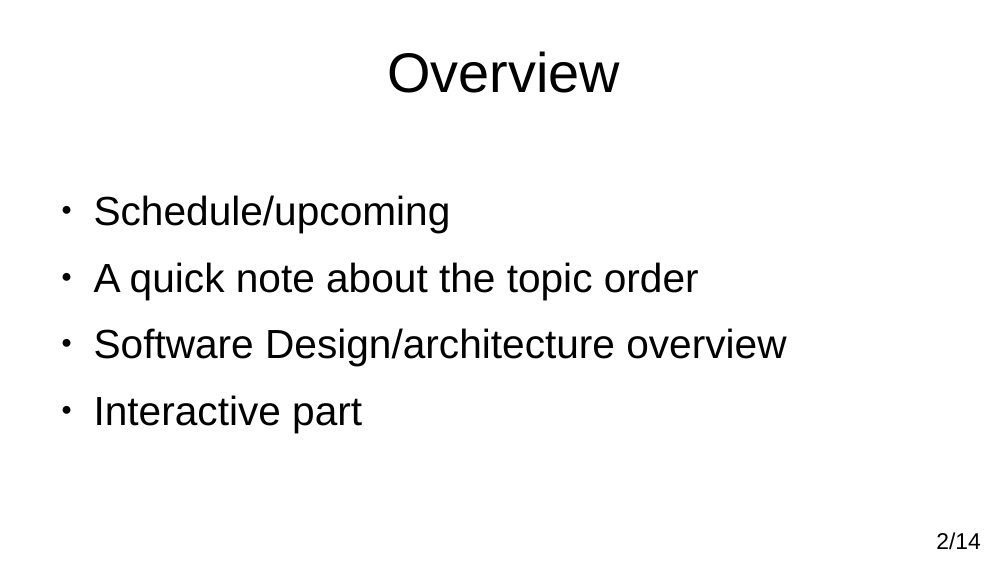
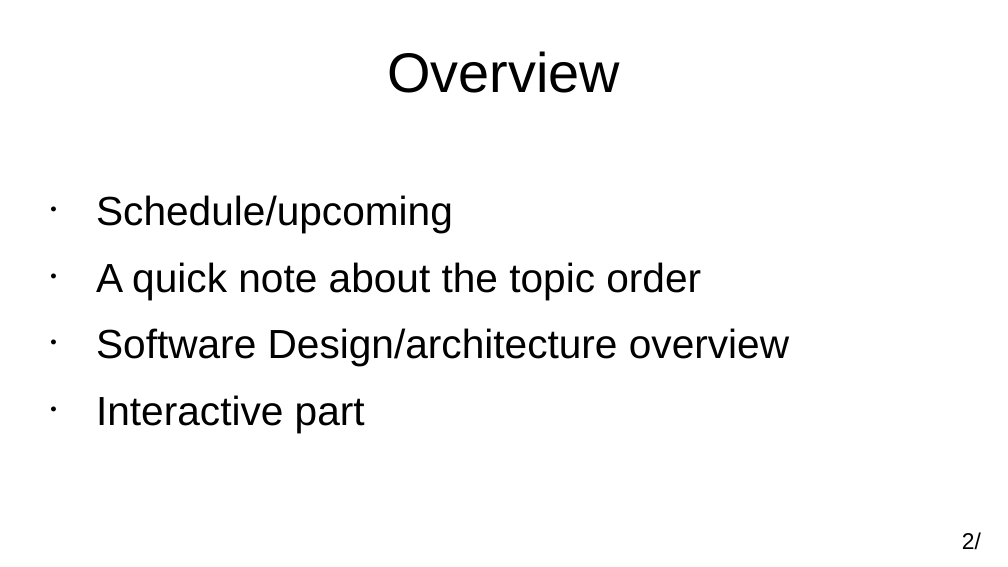
Before and after one commit to adamkewley/rse-meetups, a slide deck: slide 2 of 3_SoftwareDesign/PresentationSlides.odp. Drawn at 1008x567 pixels with LibreOffice and Linux fonts; fonts in the diff are those of the drawing. Boxes give left, top, right and bottom in pixels: in the first picture for what was removed or moved away, otherwise in the second. Text is boxed around its words. In the diff, an @@ line names an element or a change of style, - is before the commit and + after.

```diff
--- a/3_SoftwareDesign/PresentationSlides.odp
+++ b/3_SoftwareDesign/PresentationSlides.odp
@@ text "Schedule/upcoming" at (96, 195, 789, 433): bullet ● to • @@
@@ page number at (962, 532, 981, 550): text changed @@
-2/14
+2/
```
Also in this commit, not shown: 12 other slides changed, 2 other files.
